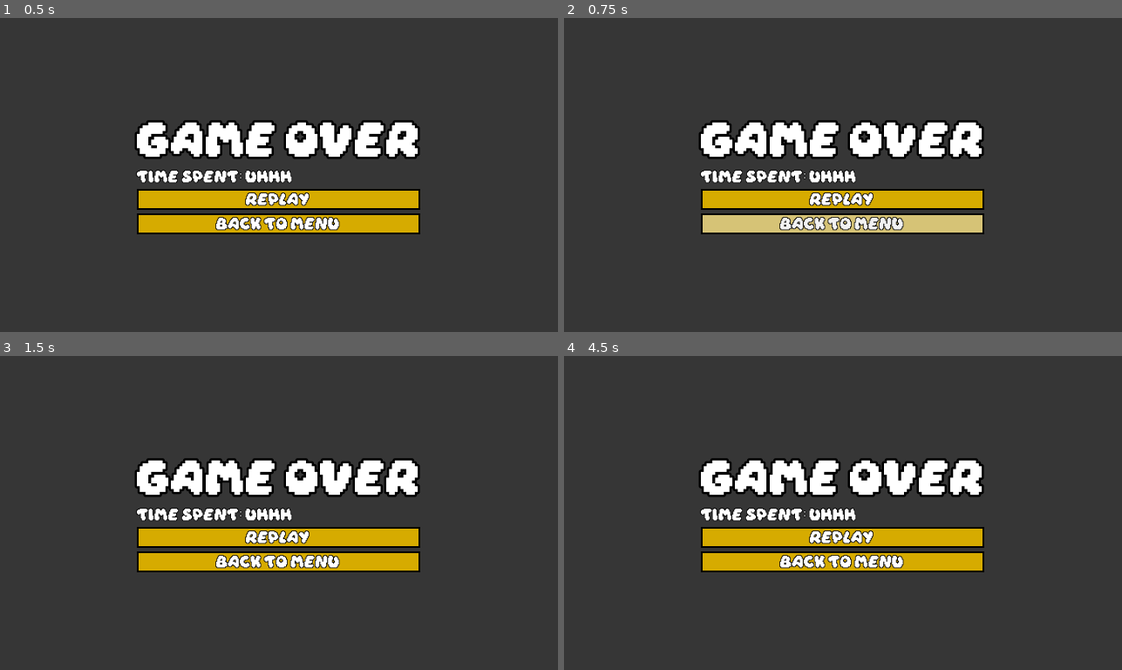
Above: before the commit, frames 1-4 (two rows, left to right).
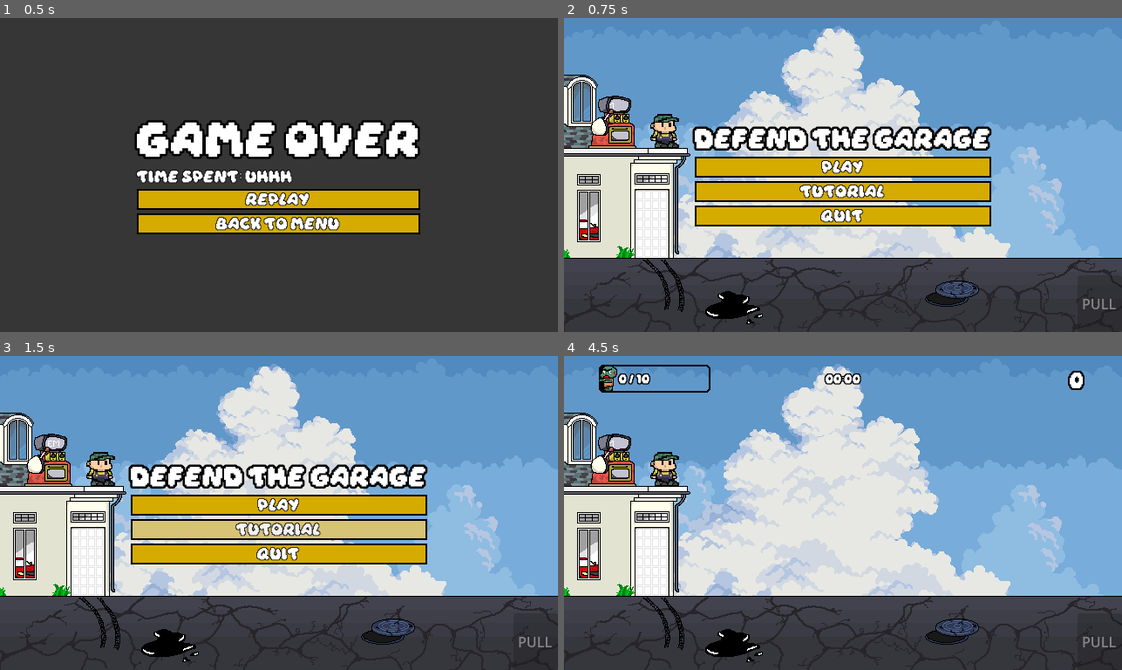
Above: after the commit, the same moments.

Repository: RayhanSP/gamedev-solo
Game: Godot game, scene res://scenes/game_over_ui.tscn
Same seed, same stepped clock (60 frames per second), same inputs: the game is played once before the commit and once after it. This scene is started directly instead of the project's main scene.
Inputs (mouse positions are in pixels of both pictures, inside the frame that each line leads up to):
- Up to frame 1 (0.5 s): no input
- Up to frame 2 (0.75 s): click "back to menu" at 0.5 s
- Up to frame 3 (1.5 s): click (279, 528) at 1.25 s, where only the run after the commit has a clickable "tutorial"
- Up to frame 4 (4.5 s): click (843, 538) at 2 s, where only the run before the commit has a clickable "replay"; click (843, 538) at 2.75 s, where only the run before the commit has a clickable "replay"; click (843, 538) at 3.5 s, where only the run before the commit has a clickable "replay"; click (843, 503) at 4.25 s, where only the run after the commit has a clickable "play"

Frame 1 is identical in both runs. In frame 2, 79% of the frame differs, in the area x 0-100%, y 0-98%; in frame 3, 79%; in frame 4, 82%.

Commit message:
feat: implement basic main menu. still needs polishing

Diff:
--- a/scenes/main.tscn
+++ b/scenes/main.tscn
@@ -261,7 +261,7 @@
 offset_bottom = 41.000027
 grow_horizontal = 0
 theme_override_colors/font_outline_color = Color(0, 0, 0, 1)
-theme_override_constants/outline_size = 5
+theme_override_constants/outline_size = 8
 theme_override_fonts/font = ExtResource("41_2cjbq")
 text = "0"
 
--- /dev/null
+++ b/scenes/main_menu.tscn
@@ -0,0 +1,264 @@
+[gd_scene format=3 uid="uid://v21lyoywbjtg"]
+
+[ext_resource type="Texture2D" uid="uid://63d2rvpihu5i" path="res://assets/craftpix-net-995711-free-pixel-art-cloud-and-sky-backgrounds/4. NEW CLOUDS/1.png" id="1_3wgol"]
+[ext_resource type="Script" uid="uid://bydhbbots0i48" path="res://scripts/main_menu.gd" id="1_svtp6"]
+[ext_resource type="Texture2D" uid="uid://byfbdlvbhpvsa" path="res://assets/craftpix-net-995711-free-pixel-art-cloud-and-sky-backgrounds/4. NEW CLOUDS/2.png" id="2_1acrt"]
+[ext_resource type="Texture2D" uid="uid://5j762164a1pf" path="res://assets/craftpix-net-995711-free-pixel-art-cloud-and-sky-backgrounds/4. NEW CLOUDS/3.png" id="3_vr8o3"]
+[ext_resource type="Texture2D" uid="uid://cdhb0xc3ltnyd" path="res://assets/craftpix-net-995711-free-pixel-art-cloud-and-sky-backgrounds/1. NEW CLOUDS/1.png" id="4_1a85y"]
+[ext_resource type="Texture2D" uid="uid://b2sjvyy5hnnyx" path="res://assets/craftpix-net-995711-free-pixel-art-cloud-and-sky-backgrounds/1. NEW CLOUDS/2.png" id="5_hl5e0"]
+[ext_resource type="Texture2D" uid="uid://cqvcxc1kasvwh" path="res://assets/craftpix-net-995711-free-pixel-art-cloud-and-sky-backgrounds/1. NEW CLOUDS/3.png" id="6_engjn"]
+[ext_resource type="Texture2D" uid="uid://dtniftqrripqt" path="res://assets/craftpix-net-995711-free-pixel-art-cloud-and-sky-backgrounds/2. NEW CLOUDS/1.png" id="7_6h3lr"]
+[ext_resource type="Texture2D" uid="uid://dsyfrgyyhkhiv" path="res://assets/craftpix-net-995711-free-pixel-art-cloud-and-sky-backgrounds/2. NEW CLOUDS/2.png" id="8_dj67d"]
+[ext_resource type="Texture2D" uid="uid://bfxglc767uavn" path="res://assets/craftpix-net-995711-free-pixel-art-cloud-and-sky-backgrounds/3. NEW CLOUDS/1.png" id="9_6vcge"]
+[ext_resource type="Texture2D" uid="uid://b0b7lye4c1743" path="res://assets/craftpix-net-995711-free-pixel-art-cloud-and-sky-backgrounds/3. NEW CLOUDS/2.png" id="10_ip0br"]
+[ext_resource type="Texture2D" uid="uid://cucald44p422d" path="res://assets/craftpix-net-995711-free-pixel-art-cloud-and-sky-backgrounds/3. NEW CLOUDS/3.png" id="11_xyero"]
+[ext_resource type="Texture2D" uid="uid://lfgwv6k1d2xq" path="res://assets/craftpix-net-995711-free-pixel-art-cloud-and-sky-backgrounds/3. NEW CLOUDS/4.png" id="12_tcusk"]
+[ext_resource type="Texture2D" uid="uid://7bbarwmvuft5" path="res://assets/craftpix-net-995711-free-pixel-art-cloud-and-sky-backgrounds/3. NEW CLOUDS/5.png" id="13_4puye"]
+[ext_resource type="Texture2D" uid="uid://cyy3gt7nr7nns" path="res://assets/craftpix-net-995711-free-pixel-art-cloud-and-sky-backgrounds/3. NEW CLOUDS/6.png" id="14_q13xq"]
+[ext_resource type="Texture2D" uid="uid://bb62c42rb6tiv" path="res://assets/background/house_day.png" id="15_u43bj"]
+[ext_resource type="Texture2D" uid="uid://y4arpffl8mom" path="res://assets/background/house_evening.png" id="16_jvjdd"]
+[ext_resource type="Texture2D" uid="uid://cca6gnyfnuobm" path="res://assets/background/house_night.png" id="17_yxnar"]
+[ext_resource type="Texture2D" uid="uid://c3hdhg2mnmhrt" path="res://assets/background/house_midnight.png" id="18_eku7s"]
+[ext_resource type="PackedScene" uid="uid://bj1wbjyihw8y8" path="res://scenes/player.tscn" id="19_c6nra"]
+[ext_resource type="FontFile" uid="uid://bb0bd0cd2vup1" path="res://assets/fonts/daydream_3/Daydream DEMO.otf" id="22_1dfpl"]
+[ext_resource type="PackedScene" uid="uid://cxt0ibblim5iq" path="res://scenes/vending_machine.tscn" id="25_b4jiv"]
+
+[sub_resource type="StyleBoxFlat" id="StyleBoxFlat_qywvv"]
+bg_color = Color(0.84, 0.67200005, 0, 1)
+border_width_left = 2
+border_width_top = 2
+border_width_right = 2
+border_width_bottom = 2
+border_color = Color(0, 0, 0, 1)
+shadow_color = Color(0, 0, 0, 1)
+shadow_offset = Vector2(0, 4)
+anti_aliasing = false
+
+[sub_resource type="StyleBoxFlat" id="StyleBoxFlat_3wgol"]
+content_margin_top = 4.0
+bg_color = Color(0.19, 0.15200001, 0, 1)
+border_width_left = 2
+border_width_top = 2
+border_width_right = 2
+border_width_bottom = 2
+border_color = Color(0, 0, 0, 1)
+shadow_color = Color(0, 0, 0, 1)
+anti_aliasing = false
+
+[sub_resource type="StyleBoxFlat" id="StyleBoxFlat_1acrt"]
+bg_color = Color(0.84, 0.7644, 0.46199998, 1)
+border_width_left = 2
+border_width_top = 2
+border_width_right = 2
+border_width_bottom = 2
+border_color = Color(0, 0, 0, 1)
+shadow_color = Color(0, 0, 0, 1)
+shadow_offset = Vector2(0, 4)
+anti_aliasing = false
+
+[sub_resource type="StyleBoxEmpty" id="StyleBoxEmpty_vr8o3"]
+
+[node name="MainMenu" type="Control" unique_id=1719833618]
+layout_mode = 3
+anchors_preset = 0
+offset_right = 40.0
+offset_bottom = 40.0
+script = ExtResource("1_svtp6")
+
+[node name="CanvasModulate" type="CanvasModulate" parent="." unique_id=310737052]
+
+[node name="ParallaxBackground" type="ParallaxBackground" parent="." unique_id=1449422926]
+
+[node name="LayerDay" type="ParallaxLayer" parent="ParallaxBackground" unique_id=335087743]
+z_index = -10
+
+[node name="BgSiang" type="Sprite2D" parent="ParallaxBackground/LayerDay" unique_id=487211809]
+scale = Vector2(1.111, 1.111)
+texture = ExtResource("1_3wgol")
+centered = false
+offset = Vector2(0, -60)
+
+[node name="AwanBelakang" type="Sprite2D" parent="ParallaxBackground/LayerDay" unique_id=1521206755]
+scale = Vector2(1.111, 1.111)
+texture = ExtResource("2_1acrt")
+centered = false
+offset = Vector2(0, -60)
+
+[node name="AwanDepan" type="Sprite2D" parent="ParallaxBackground/LayerDay" unique_id=1687724848]
+scale = Vector2(1.111, 1.111)
+texture = ExtResource("3_vr8o3")
+centered = false
+offset = Vector2(0, -60)
+
+[node name="LayerEvening" type="ParallaxLayer" parent="ParallaxBackground" unique_id=701668919]
+visible = false
+z_index = -10
+
+[node name="BgSore" type="Sprite2D" parent="ParallaxBackground/LayerEvening" unique_id=237531529]
+scale = Vector2(1.111, 1.111)
+texture = ExtResource("4_1a85y")
+centered = false
+offset = Vector2(0, -60)
+
+[node name="AwanBelakang" type="Sprite2D" parent="ParallaxBackground/LayerEvening" unique_id=244906796]
+scale = Vector2(1.111, 1.111)
+texture = ExtResource("5_hl5e0")
+centered = false
+offset = Vector2(0, -60)
+
+[node name="AwanDepan" type="Sprite2D" parent="ParallaxBackground/LayerEvening" unique_id=310020469]
+scale = Vector2(1.111, 1.111)
+texture = ExtResource("6_engjn")
+centered = false
+offset = Vector2(0, -60)
+
+[node name="LayerNight" type="ParallaxLayer" parent="ParallaxBackground" unique_id=750364066]
+visible = false
+z_index = -10
+
+[node name="BgMalam" type="Sprite2D" parent="ParallaxBackground/LayerNight" unique_id=1045531409]
+scale = Vector2(1.111, 1.111)
+texture = ExtResource("7_6h3lr")
+centered = false
+offset = Vector2(0, -60)
+
+[node name="AwanDepan" type="Sprite2D" parent="ParallaxBackground/LayerNight" unique_id=1006309973]
+scale = Vector2(1.111, 1.111)
+texture = ExtResource("8_dj67d")
+centered = false
+offset = Vector2(0, -60)
+
+[node name="LayerMidnight" type="ParallaxLayer" parent="ParallaxBackground" unique_id=1105394593]
+visible = false
+z_index = -10
+
+[node name="BgTengahMalam" type="Sprite2D" parent="ParallaxBackground/LayerMidnight" unique_id=1315386273]
+scale = Vector2(1.111, 1.111)
+texture = ExtResource("9_6vcge")
+centered = false
+offset = Vector2(0, -60)
+
+[node name="Bulan" type="Sprite2D" parent="ParallaxBackground/LayerMidnight" unique_id=1171951367]
+scale = Vector2(1.111, 1.111)
+texture = ExtResource("10_ip0br")
+centered = false
+offset = Vector2(0, -60)
+
+[node name="AwanDepanBulan" type="Sprite2D" parent="ParallaxBackground/LayerMidnight" unique_id=1849631764]
+scale = Vector2(1.111, 1.111)
+texture = ExtResource("11_xyero")
+centered = false
+offset = Vector2(0, -60)
+
+[node name="AwanBelakang" type="Sprite2D" parent="ParallaxBackground/LayerMidnight" unique_id=949095511]
+scale = Vector2(1.111, 1.111)
+texture = ExtResource("12_tcusk")
+centered = false
+offset = Vector2(0, -60)
+
+[node name="AwanBelakang2" type="Sprite2D" parent="ParallaxBackground/LayerMidnight" unique_id=1551698084]
+scale = Vector2(1.111, 1.111)
+texture = ExtResource("13_4puye")
+centered = false
+offset = Vector2(0, -60)
+
+[node name="AwanDepan" type="Sprite2D" parent="ParallaxBackground/LayerMidnight" unique_id=191370837]
+scale = Vector2(1.111, 1.111)
+texture = ExtResource("14_q13xq")
+centered = false
+offset = Vector2(0, -60)
+
+[node name="HouseLayers" type="Node2D" parent="." unique_id=951976817]
+
+[node name="HouseDay" type="Sprite2D" parent="HouseLayers" unique_id=884124659]
+texture = ExtResource("15_u43bj")
+centered = false
+
+[node name="HouseEvening" type="Sprite2D" parent="HouseLayers" unique_id=1721437775]
+visible = false
+texture = ExtResource("16_jvjdd")
+centered = false
+
+[node name="HouseNight" type="Sprite2D" parent="HouseLayers" unique_id=270234238]
+visible = false
+texture = ExtResource("17_yxnar")
+centered = false
+
+[node name="HouseMidnight" type="Sprite2D" parent="HouseLayers" unique_id=1313665980]
+visible = false
+texture = ExtResource("18_eku7s")
+centered = false
+
+[node name="Player" parent="." unique_id=1612350967 instance=ExtResource("19_c6nra")]
+position = Vector2(118, 129)
+scale = Vector2(1.25, 1.25)
+
+[node name="VendingMachine" parent="." unique_id=1202862248 instance=ExtResource("25_b4jiv")]
+z_index = 1
+position = Vector2(57, 118)
+
+[node name="MainMenuUI" type="CanvasLayer" parent="." unique_id=1233590628]
+
+[node name="VBoxContainer" type="VBoxContainer" parent="MainMenuUI" unique_id=1676455507]
+anchors_preset = 8
+anchor_left = 0.5
+anchor_top = 0.5
+anchor_right = 0.5
+anchor_bottom = 0.5
+offset_left = -70.5
+offset_top = -20.0
+offset_right = 70.5
+offset_bottom = 20.0
+grow_horizontal = 2
+grow_vertical = 2
+
+[node name="Label" type="Label" parent="MainMenuUI/VBoxContainer" unique_id=382797976]
+layout_mode = 2
+theme_override_colors/font_outline_color = Color(0, 0, 0, 1)
+theme_override_constants/outline_size = 10
+theme_override_fonts/font = ExtResource("22_1dfpl")
+theme_override_font_sizes/font_size = 20
+text = "defend the garage"
+horizontal_alignment = 1
+
+[node name="BtnPlay" type="Button" parent="MainMenuUI/VBoxContainer" unique_id=588034106]
+layout_mode = 2
+theme_override_colors/font_color = Color(1, 1, 1, 1)
+theme_override_colors/font_outline_color = Color(0, 0, 0, 1)
+theme_override_constants/outline_size = 3
+theme_override_fonts/font = ExtResource("22_1dfpl")
+theme_override_font_sizes/font_size = 12
+theme_override_styles/normal = SubResource("StyleBoxFlat_qywvv")
+theme_override_styles/pressed = SubResource("StyleBoxFlat_3wgol")
+theme_override_styles/hover = SubResource("StyleBoxFlat_1acrt")
+theme_override_styles/focus = SubResource("StyleBoxEmpty_vr8o3")
+text = "play"
+icon_alignment = 1
+
+[node name="BtnTutorial" type="Button" parent="MainMenuUI/VBoxContainer" unique_id=1519247270]
+layout_mode = 2
+theme_override_colors/font_color = Color(1, 1, 1, 1)
+theme_override_colors/font_outline_color = Color(0, 0, 0, 1)
+theme_override_constants/outline_size = 3
+theme_override_fonts/font = ExtResource("22_1dfpl")
+theme_override_font_sizes/font_size = 12
+theme_override_styles/normal = SubResource("StyleBoxFlat_qywvv")
+theme_override_styles/pressed = SubResource("StyleBoxFlat_3wgol")
+theme_override_styles/hover = SubResource("StyleBoxFlat_1acrt")
+theme_override_styles/focus = SubResource("StyleBoxEmpty_vr8o3")
+text = "tutorial"
+icon_alignment = 1
+
+[node name="BtnQuit" type="Button" parent="MainMenuUI/VBoxContainer" unique_id=897721814]
+layout_mode = 2
+theme_override_colors/font_color = Color(1, 1, 1, 1)
+theme_override_colors/font_outline_color = Color(0, 0, 0, 1)
+theme_override_constants/outline_size = 3
+theme_override_fonts/font = ExtResource("22_1dfpl")
+theme_override_font_sizes/font_size = 12
+theme_override_styles/normal = SubResource("StyleBoxFlat_qywvv")
+theme_override_styles/pressed = SubResource("StyleBoxFlat_3wgol")
+theme_override_styles/hover = SubResource("StyleBoxFlat_1acrt")
+theme_override_styles/focus = SubResource("StyleBoxEmpty_vr8o3")
+text = "quit"
+icon_alignment = 1
--- a/scripts/game_over_ui.gd
+++ b/scripts/game_over_ui.gd
@@ -34,4 +34,4 @@
 	get_tree().paused = false
 	print("Pindah ke Main Menu!")
 	# Jika sudah ada scene menu:
-	# get_tree().change_scene_to_file("res://main_menu.tscn")
+	get_tree().change_scene_to_file("res://scenes/main_menu.tscn")
--- /dev/null
+++ b/scripts/main_menu.gd
@@ -0,0 +1,22 @@
+extends Control
+
+@onready var btn_play = $MainMenuUI/VBoxContainer/BtnPlay
+@onready var btn_tutorial = $MainMenuUI/VBoxContainer/BtnTutorial
+@onready var btn_quit = $MainMenuUI/VBoxContainer/BtnQuit
+
+func _ready():
+	# Sambungkan tombol
+	btn_play.pressed.connect(_on_play_pressed)
+	btn_tutorial.pressed.connect(_on_tutorial_pressed)
+	btn_quit.pressed.connect(_on_quit_pressed)
+
+func _on_play_pressed():
+	# Langsung pindah ke scene game utama!
+	get_tree().change_scene_to_file("res://scenes/main.tscn")
+
+func _on_tutorial_pressed():
+	print(">> Masuk Tutorial (Dummy)")
+
+func _on_quit_pressed():
+	print(">> Keluar Game")
+	get_tree().quit()
Not shown, added: scripts/main_menu.gd.uid
